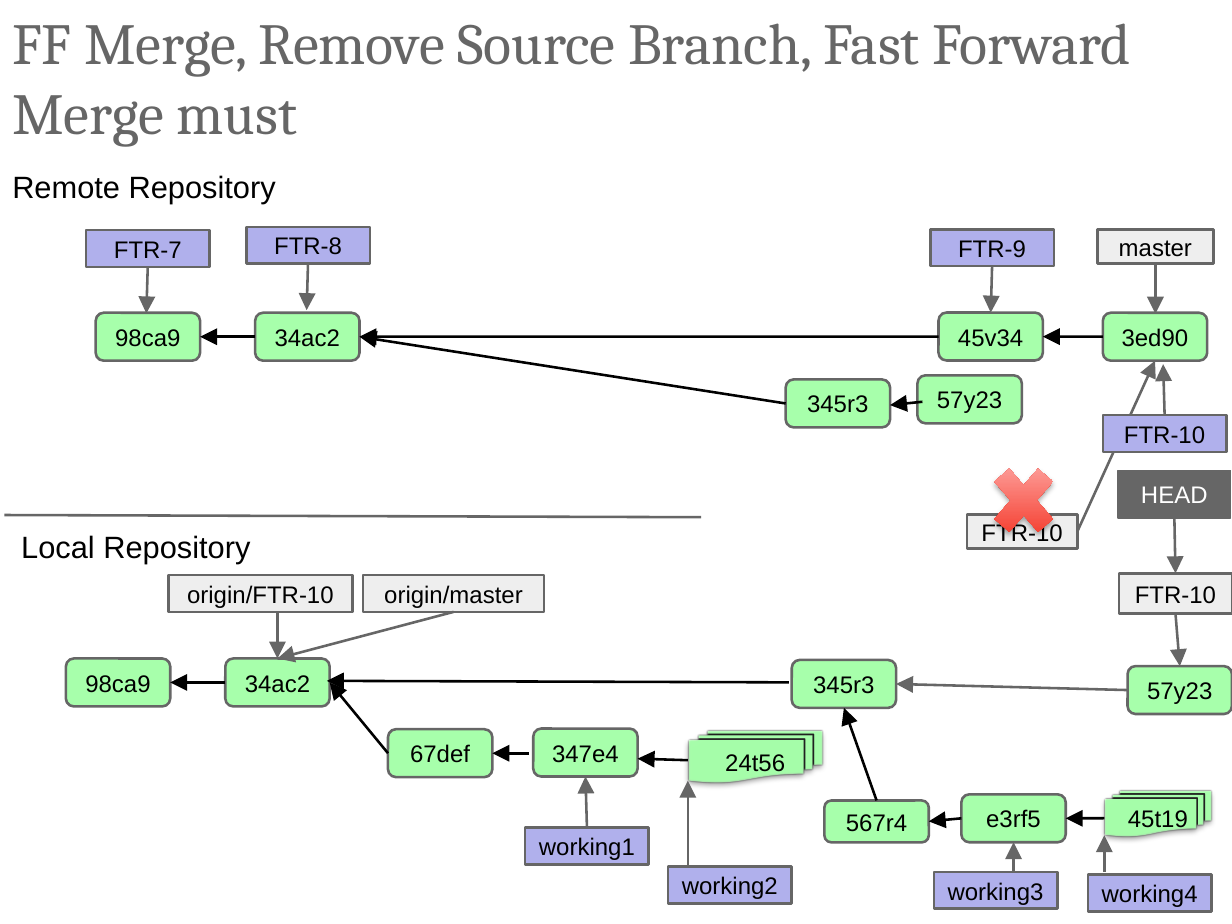
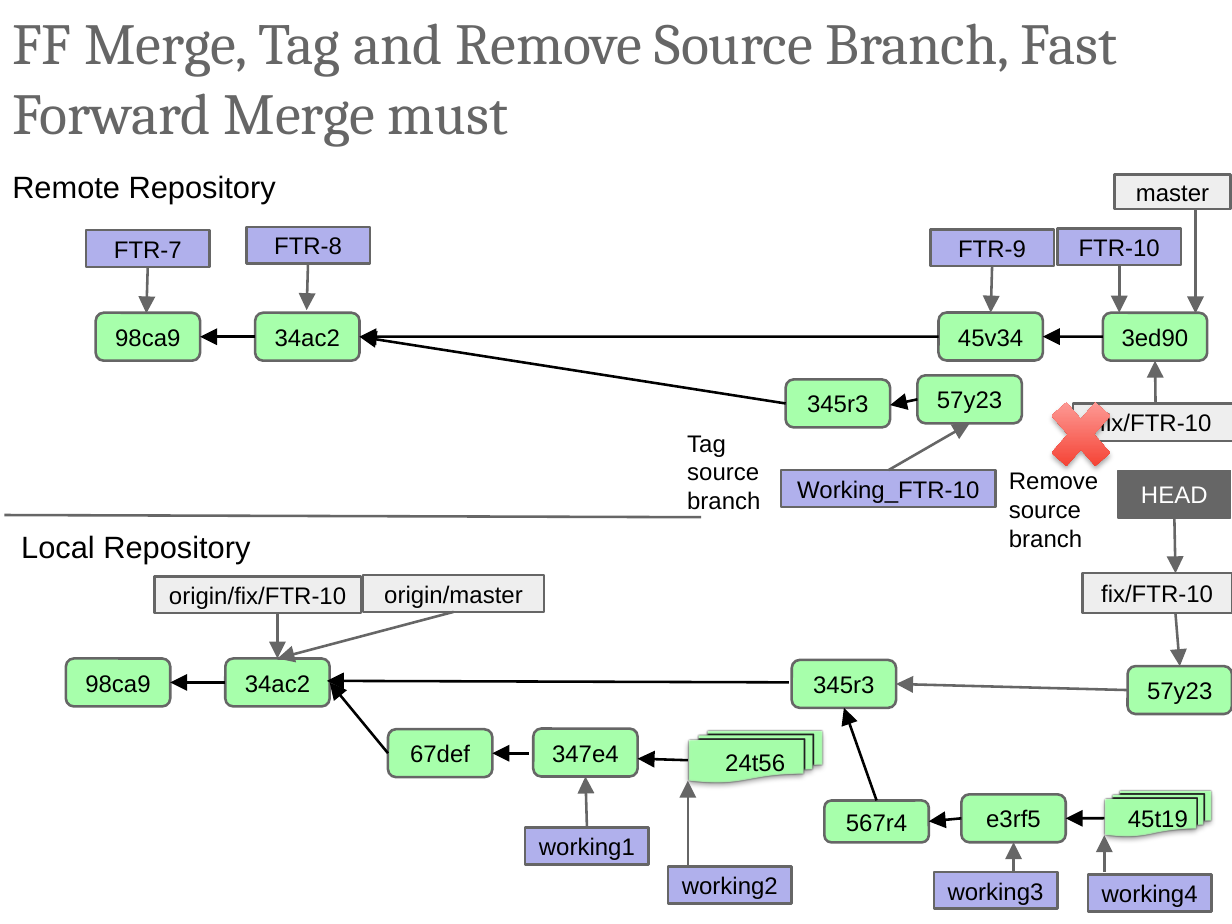
Before and after one commit to ilyaro/mysite, a slide deck: slide 22 of WorkStuff/Courses/Git/Git_Gitlab_Best_Practices/Git_Gitlab_BestPractices.pptx (slide 21 before the commit). Drawn at 1232x924 pixels with LibreOffice and Linux fonts; fonts in the diff are those of the drawing. Boxes give left, top, right and bottom in pixels: in the first picture for what was removed or moved away, otherwise in the second. Text is boxed around its words. In the diff, an @@ line names an element or a change of style, - is before the commit and + after.

```diff
--- a/WorkStuff/Courses/Git/Git_Gitlab_Best_Practices/Git_Gitlab_BestPractices.pptx
+++ b/WorkStuff/Courses/Git/Git_Gitlab_Best_Practices/Git_Gitlab_BestPractices.pptx
@@ title at (12,23,1118,147): text changed @@
-FF Merge, Remove Source Branch, Fast Forward Merge must
+FF Merge, Tag and Remove Source Branch, Fast Forward Merge must
@@ rectangle "master": place and size @@
-rectangle "master" at (1098,229,1214,264)
+rectangle "master" at (1115,175,1231,209)
@@ arrow moved from (1156, 264) - (1156, 314) to (1195, 209) - (1195, 313) @@
@@ rectangle "FTR-10": place and size @@
-rectangle "FTR-10" at (1103,415,1226,452)
+rectangle "FTR-10" at (1057,228,1180,265)
@@ arrow moved from (1164, 415) - (1163, 365) to (1119, 265) - (1119, 313) @@
@@ cross: place and size @@
-cross at (982,452,1066,548)
+cross at (1039,386,1122,482)
@@ arrow moved from (1077, 531) - (1156, 361) to (1156, 403) - (1156, 361) @@
@@ arrow moved from (923, 402) - (890, 405) to (918, 399) - (890, 405) @@
@@ rectangle added at (1073,403,1232,440), fill #EEEEEE, outline #666666 1.5 pt, 14 pt, text #000000 @@
+fix/FTR-10
@@ text added at (687,435,760,510), 14 pt, text #000000 @@
+Tag
+source
+branch
@@ arrow added from (888, 471) to (970, 424), #666666 1.5 pt @@
@@ rectangle "Working_FTR-10": place and size @@
-rectangle "Working_FTR-10" at (967,515,1077,549)
+rectangle "Working_FTR-10" at (781,471,995,508)
@@ rectangle "Working_FTR-10" at (781,471,995,508): fill #EEEEEE to #B0B0EC @@
@@ text added at (1009,472,1098,548), 14 pt, text #000000 @@
+Remove source branch
@@ text in rectangle at (797,480,979,503): text changed @@
-FTR-10
+Working_FTR-10
@@ rectangle "origin/fix/FTR-10": place and size @@
-rectangle "origin/fix/FTR-10" at (169,575,354,612)
+rectangle "origin/fix/FTR-10" at (155,577,361,614)
@@ text in rectangle at (169,586,346,609): text changed @@
-origin/FTR-10
+origin/fix/FTR-10
@@ rectangle "fix/FTR-10": place and size @@
-rectangle "fix/FTR-10" at (1119,573,1232,614)
+rectangle "fix/FTR-10" at (1083,573,1232,614)
@@ text in rectangle at (1101,584,1213,603): text changed @@
-FTR-10
+fix/FTR-10
```
Also in this commit, not shown: 16 other slides changed, 1 slide added.
